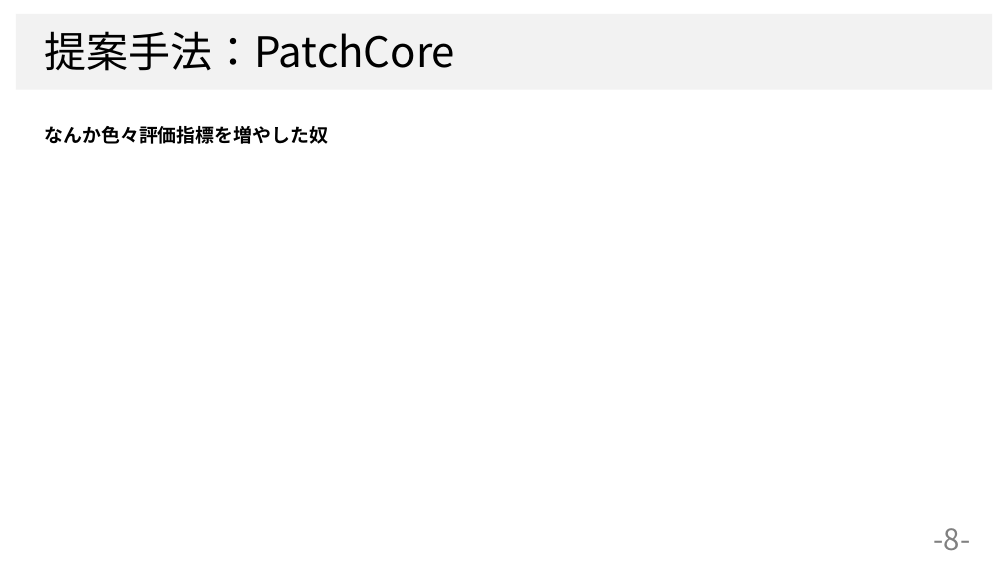
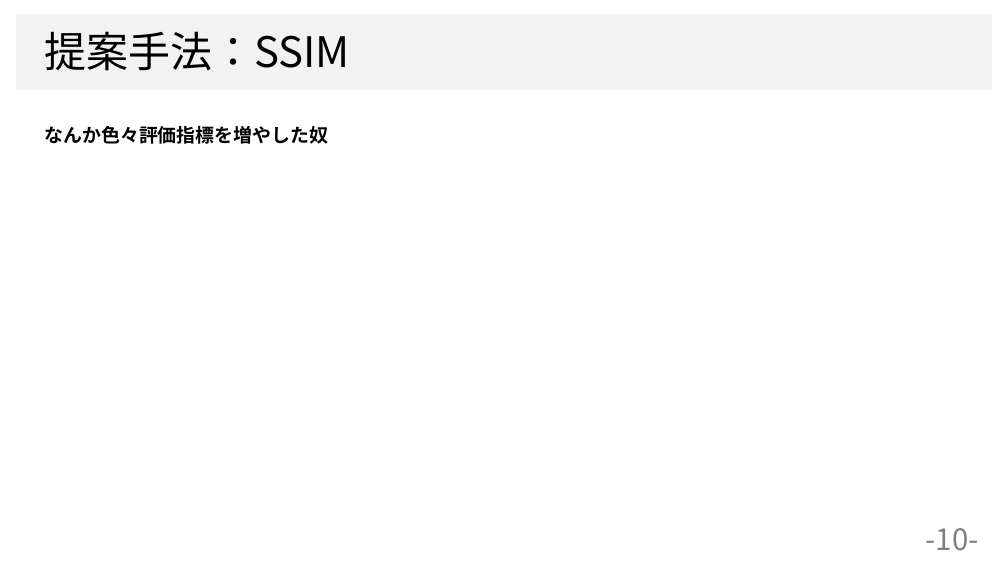
Before and after one commit to dhia-github/haselab-all, a slide deck: slide 10 of 発表資料/B4_上坂大樹_サーベイ大会資料.pptx (slide 8 before the commit). Drawn at 1008x567 pixels with LibreOffice and Linux fonts; fonts in the diff are those of the drawing; background and template pictures are left out. Boxes give left, top, right and bottom in pixels: in the first picture for what was removed or moved away, otherwise in the second. Text is boxed around its words. In the diff, an @@ line names an element or a change of style, - is before the commit and + after.

```diff
--- a/発表資料/B4_上坂大樹_サーベイ大会資料.pptx
+++ b/発表資料/B4_上坂大樹_サーベイ大会資料.pptx
@@ text at (x1=45, y1=31, x2=351, y2=71): text changed @@
-提案手法：PatchCore
+提案手法：SSIM
@@ page number at (x1=926, y1=528, x2=979, y2=551): text changed @@
--8-
+-10-
```
Also in this commit, not shown: 3 other slides changed, 1 slide added, 1 slide removed.
